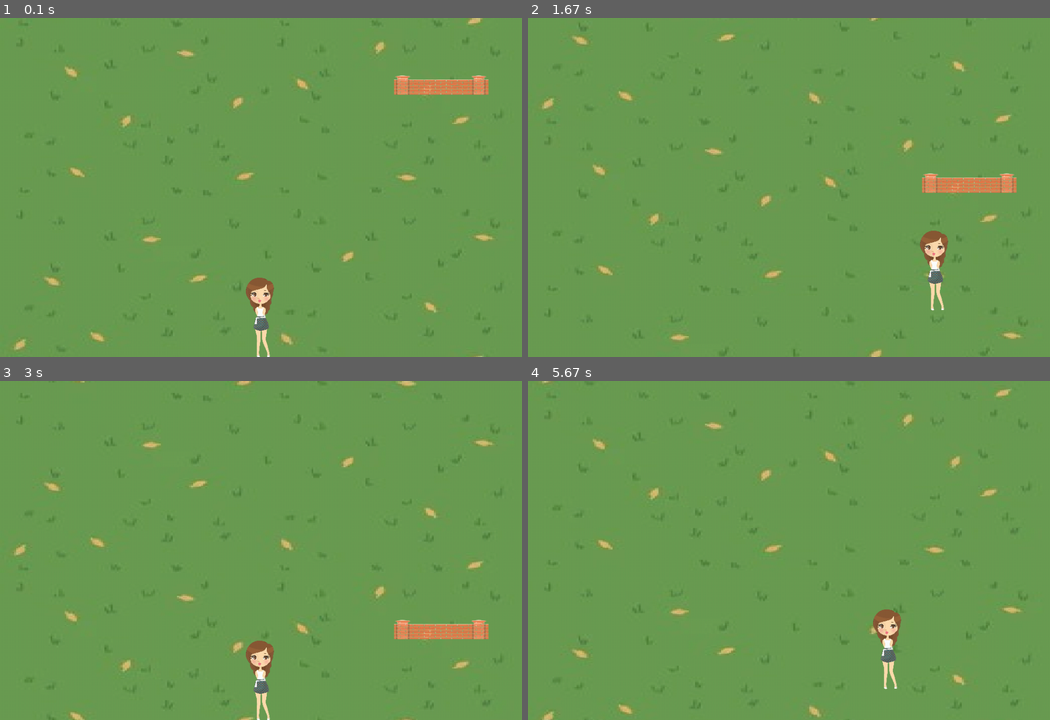
Above: before the commit, frames 1-4 (two rows, left to right).
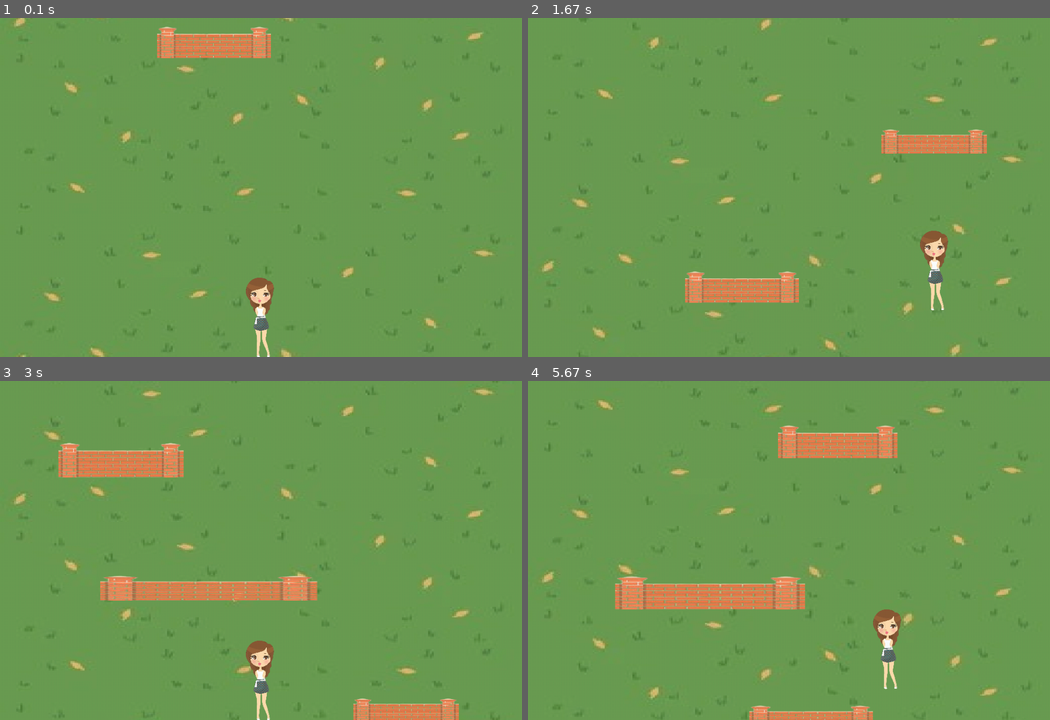
Above: after the commit, the same moments.

Repository: RH14526/pygame_n_e_r
Game: pygame game, started from main.py
Same seed, same stepped clock (60 frames per second), same inputs: the game is played once before the commit and once after it.
Inputs:
- Up to frame 1 (0.1 s): no input
- Up to frame 2 (1.67 s): hold Right 0.33-0.8 s; hold Up 0.83-1.13 s; hold Right 1.17-1.63 s
- Up to frame 3 (3 s): hold Left 1.67-2.2 s; hold Down 2.23-2.53 s; hold Left 2.57-2.97 s
- Up to frame 4 (5.67 s): hold Up 3-3.37 s; hold Right 3.4-4.03 s; hold Down 4.07-4.43 s; hold Left 4.47-4.93 s; hold Right 4.97-5.43 s; hold Up from 5.47 s (still down)

The runs differ from the first frame. In frame 1, 5.0% of the frame differs, in the area x 2-96%, y 0-100%; in frame 2, 6.1%; in frame 3, 8.9%; in frame 4, 8.0%.

Commit message:
random walls

Diff:
--- a/Wall.py
+++ b/Wall.py
@@ -14,3 +14,8 @@
 
     def get_image_path(self):
         return self.image_path
+
+    def show(self):
+        img = pygame.image.load(self.image_path)
+        img = pygame.transform.scale(img, (self.wall_width, self.wall_height))
+        screen.blit(img, (self.x_position_w, self.y_position_w))
--- a/constans.py
+++ b/constans.py
@@ -9,4 +9,7 @@
 BG = 'img/back/9ba6409e-1370-455f-b50d-2a8d120fdfff.jpg'
 BG_HEIGHT = 326
 WALL_Y_START = 0
-abobo = [1]
+MAX_WALL_WIDTH = 800
+MIN_WALL_WIDTH = 300
+MAX_WALL_HEIGHT = 400
+MIN_WALL_HEIGHT = 250
--- a/main.py
+++ b/main.py
@@ -20,18 +20,16 @@
     hero_y = HERO_Y_START
     pygame.init()
     finish = False
-    scroll = 2
+    scroll = 5
     tile = pygame.image.load('img/back/9ba6409e-1370-455f-b50d-2a8d120fdfff.jpg').convert()
     tile = pygame.transform.scale(tile, (WINDOW_WIDTH, WINDOW_HEIGHT))
     b_pos = 0
     t_pos = -WINDOW_HEIGHT
-    w_y_s_p = 0
-    w_w = random.randint(100, 500)
-    w_h = random.randint(100, 400)
-    w_x_p = random.randint(0, WINDOW_WIDTH - w_w)
+    walls = []
     while not finish:
         if b_pos >= WINDOW_HEIGHT:
             b_pos = -WINDOW_HEIGHT
+
         if t_pos >= WINDOW_HEIGHT:
             t_pos = -WINDOW_HEIGHT
         b_pos += scroll
@@ -42,6 +40,7 @@
         for event in pygame.event.get():
             if event.type == pygame.QUIT:
                 finish = True
+
         keys = pygame.key.get_pressed()
         if keys[pygame.K_LEFT] and hero_x > 0:
             hero_x -= 5
@@ -52,11 +51,21 @@
         if keys[pygame.K_DOWN] and hero_y < WINDOW_HEIGHT - HERO_HEIGHT:
             hero_y += 5
 
-        if w_y_s_p > WINDOW_HEIGHT:
-            w_y_s_p = -w_w
-            w_x_p = random.randint(0, WINDOW_WIDTH - w_w)
-        w_y_s_p += scroll
-        add_img(wall_1.get_image_path(), w_w, w_h, w_y_s_p, w_x_p)
+        # Generate new walls as needed
+        if len(walls) == 0 or walls[-1].y_position_w > 100:
+            wall_width = random.randint(MIN_WALL_WIDTH, MAX_WALL_WIDTH)
+            wall_height = random.randint(MIN_WALL_HEIGHT, MAX_WALL_HEIGHT)
+            wall_x = random.randint(0, WINDOW_WIDTH - wall_width)
+            wall_y = -wall_height / 2
+            walls.append(Wall(wall_width, wall_x, wall_y, wall_height))
+
+        # Move and draw the walls
+        for wall in walls:
+            wall.y_position_w += scroll
+            wall.show()
+            if wall.y_position_w > WINDOW_HEIGHT:
+                walls.remove(wall)
+
         my_hero = Hero(hero_x, hero_y, HERO_HEIGHT, HERO_WIDTH)
         my_hero.display_hero()
         pygame.display.flip()
